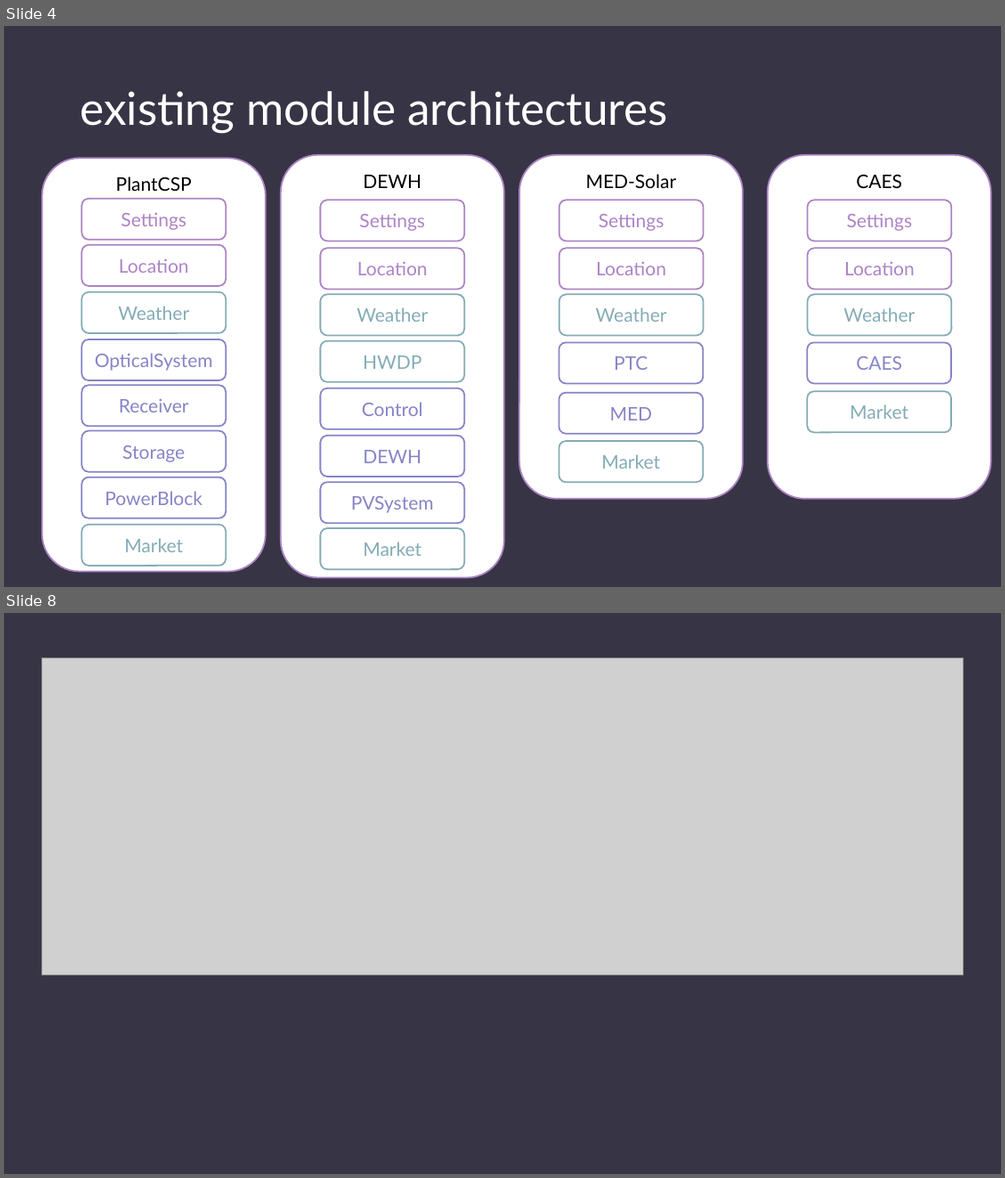
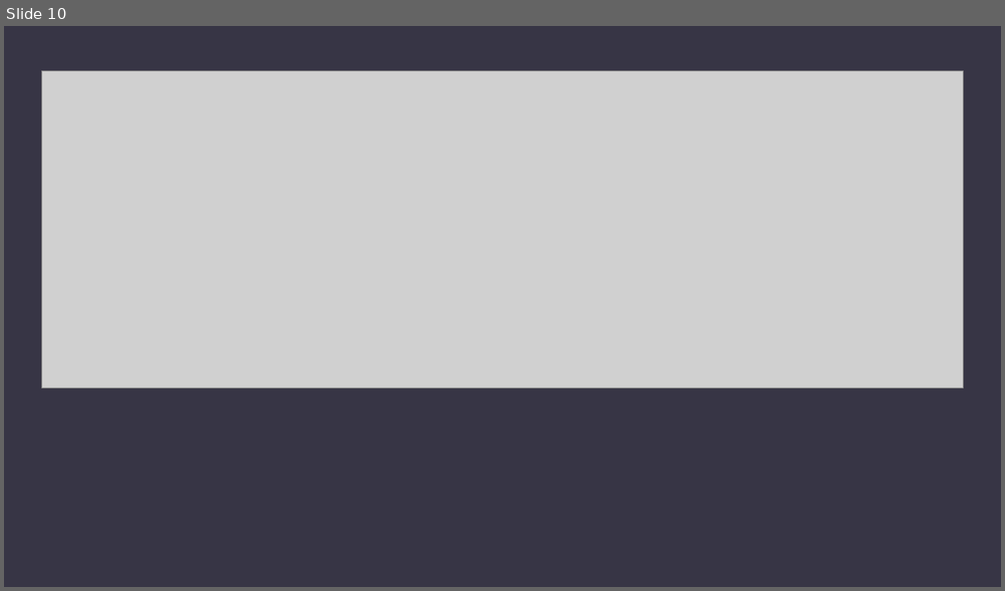
Before and after one commit to DavidSaldivia/antupy, a slide deck: tuts/prezzo/antupy.pptx. Shown one above the other, each under a label of ours: slides 4 and 8 before the commit, slide 10 after it; the slides between them are not shown. The pictures are 1005x1178 and 1005x591 pixels, drawn with LibreOffice and Linux fonts; fonts in the diff are those of the drawing; grey boxes stand for pictures. Boxes give left, top, right and bottom in pixels: in the first picture for what was removed or moved away, otherwise in the second. Text is boxed around its words. In the diff, an @@ line names an element or a change of style, - is before the commit and + after.

```diff
--- a/tuts/prezzo/antupy.pptx
+++ b/tuts/prezzo/antupy.pptx
@@ slide 4 removed at bbox=[4, 26, 1001, 587], background #373545 @@
@@ title removed at bbox=[80, 91, 667, 133] @@
-existing module architectures
@@ group removed at bbox=[42, 159, 266, 572]: 9 rounded rectangles @@
-PlantCSP
-Weather
-Receiver
-Storage
-PowerBlock
-OpticalSystem
-Market
-Settings
-Location
@@ group removed at bbox=[519, 155, 743, 499]: 7 rounded rectangles @@
-MED-Solar
-Settings
-Location
-PTC
-MED
-Market
-Weather
@@ group removed at bbox=[768, 155, 991, 499]: 6 rounded rectangles @@
-CAES
-Settings
-Location
-CAES
-Market
-Weather
@@ group removed at bbox=[281, 155, 504, 577]: 9 rounded rectangles @@
-DEWH
-Settings
-Location
-Control
-DEWH
-PVSystem
-Market
-Weather
-HWDP
@@ what was slide 8 is now slide 10 @@
```
Also in this commit, not shown: 3 slides changed, 7 slides added, 3 other slides removed, 5 other files.
